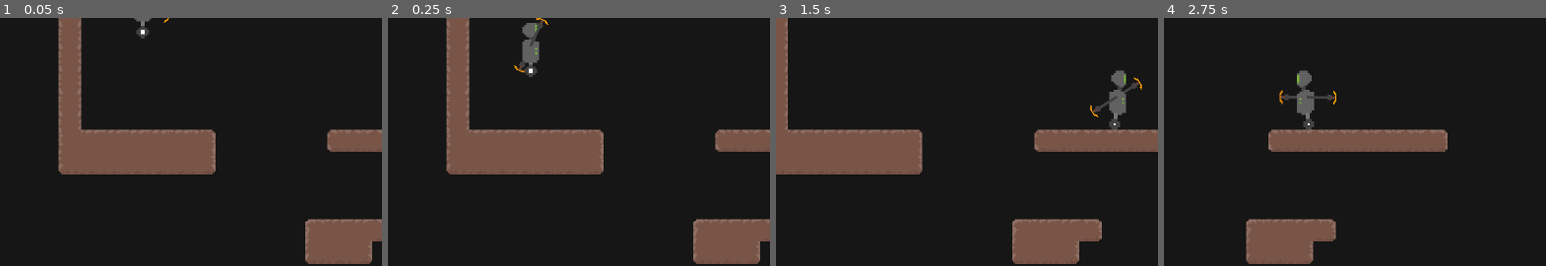
Above: before the commit, frames 1-4 (left to right).
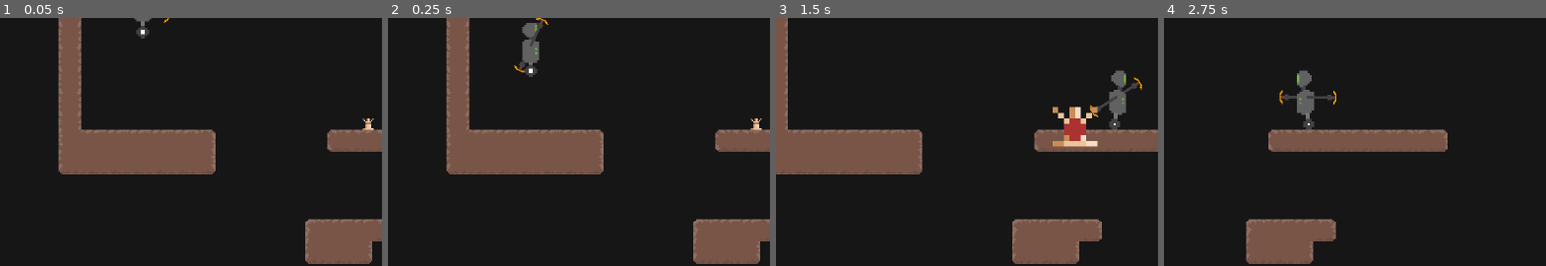
Above: after the commit, the same moments.

Repository: CodeChomper/LDJam57
Game: Godot game, scene res://Levels/SaveThisAsANewScene.tscn
The game is run twice, just before and just after one commit, with the same random seed, the same clock (stepped at 60 frames per second) and the same inputs.
Inputs:
- Up to frame 1 (0.05 s): no input
- Up to frame 2 (0.25 s): no input
- Up to frame 3 (1.5 s): tap Enter (ui_accept) at 0.5, 0.77 s; hold Right (ui_right) from 0.53 s (still down)
- Up to frame 4 (2.75 s): tap Enter (ui_accept) at 1.52 s; release Right (ui_right) at 2.03 s; hold Left (ui_left) from 2.03 s (still down)
The pictures show only the part of the screen within x 33-83%, y 50-100%; the shares and areas given below are measured in that part.

The runs differ from the first frame. In frame 1, less than 0.1% of the frame differs, in the area x 94-98%, y 40-46%; in frame 2, less than 0.1%; in frame 3, 1.1%, in the area x 72-85%, y 35-52%; in frame 4, nothing differs.

Commit message:
Landmine working

Diff:
--- /dev/null
+++ b/LevelObjects/landmine.tscn
@@ -0,0 +1,127 @@
+[gd_scene load_steps=18 format=3 uid="uid://qmtu0nobfur1"]
+
+[ext_resource type="Texture2D" uid="uid://cmbnw0dya4bgo" path="res://Sprites/LandmineSprite.png" id="1_6wsfk"]
+[ext_resource type="Script" uid="uid://bntdylnc81ds8" path="res://Scripts/landmine.gd" id="1_psaqc"]
+
+[sub_resource type="AtlasTexture" id="AtlasTexture_psaqc"]
+atlas = ExtResource("1_6wsfk")
+region = Rect2(0, 0, 8, 8)
+
+[sub_resource type="AtlasTexture" id="AtlasTexture_56ebl"]
+atlas = ExtResource("1_6wsfk")
+region = Rect2(8, 0, 8, 8)
+
+[sub_resource type="AtlasTexture" id="AtlasTexture_pfkb5"]
+atlas = ExtResource("1_6wsfk")
+region = Rect2(16, 0, 8, 8)
+
+[sub_resource type="AtlasTexture" id="AtlasTexture_f1omv"]
+atlas = ExtResource("1_6wsfk")
+region = Rect2(24, 0, 8, 8)
+
+[sub_resource type="AtlasTexture" id="AtlasTexture_8tfkk"]
+atlas = ExtResource("1_6wsfk")
+region = Rect2(32, 0, 8, 8)
+
+[sub_resource type="AtlasTexture" id="AtlasTexture_ecrfy"]
+atlas = ExtResource("1_6wsfk")
+region = Rect2(40, 0, 8, 8)
+
+[sub_resource type="AtlasTexture" id="AtlasTexture_p8g32"]
+atlas = ExtResource("1_6wsfk")
+region = Rect2(48, 0, 8, 8)
+
+[sub_resource type="AtlasTexture" id="AtlasTexture_iwhyu"]
+atlas = ExtResource("1_6wsfk")
+region = Rect2(56, 0, 8, 8)
+
+[sub_resource type="AtlasTexture" id="AtlasTexture_yortn"]
+atlas = ExtResource("1_6wsfk")
+region = Rect2(64, 0, 8, 8)
+
+[sub_resource type="AtlasTexture" id="AtlasTexture_jm0oe"]
+atlas = ExtResource("1_6wsfk")
+region = Rect2(72, 0, 8, 8)
+
+[sub_resource type="AtlasTexture" id="AtlasTexture_tjow6"]
+atlas = ExtResource("1_6wsfk")
+region = Rect2(80, 0, 8, 8)
+
+[sub_resource type="AtlasTexture" id="AtlasTexture_jgfk0"]
+atlas = ExtResource("1_6wsfk")
+region = Rect2(88, 0, 8, 8)
+
+[sub_resource type="AtlasTexture" id="AtlasTexture_8j406"]
+atlas = ExtResource("1_6wsfk")
+region = Rect2(96, 0, 8, 8)
+
+[sub_resource type="SpriteFrames" id="SpriteFrames_u1qw5"]
+animations = [{
+"frames": [{
+"duration": 1.0,
+"texture": SubResource("AtlasTexture_psaqc")
+}],
+"loop": true,
+"name": &"Armed",
+"speed": 5.0
+}, {
+"frames": [{
+"duration": 1.0,
+"texture": SubResource("AtlasTexture_56ebl")
+}, {
+"duration": 1.0,
+"texture": SubResource("AtlasTexture_pfkb5")
+}, {
+"duration": 1.0,
+"texture": SubResource("AtlasTexture_f1omv")
+}, {
+"duration": 1.0,
+"texture": SubResource("AtlasTexture_8tfkk")
+}, {
+"duration": 1.0,
+"texture": SubResource("AtlasTexture_ecrfy")
+}, {
+"duration": 1.0,
+"texture": SubResource("AtlasTexture_p8g32")
+}, {
+"duration": 1.0,
+"texture": SubResource("AtlasTexture_iwhyu")
+}, {
+"duration": 1.0,
+"texture": SubResource("AtlasTexture_yortn")
+}, {
+"duration": 1.0,
+"texture": SubResource("AtlasTexture_jm0oe")
+}, {
+"duration": 1.0,
+"texture": SubResource("AtlasTexture_tjow6")
+}, {
+"duration": 1.0,
+"texture": SubResource("AtlasTexture_jgfk0")
+}, {
+"duration": 1.0,
+"texture": SubResource("AtlasTexture_8j406")
+}],
+"loop": false,
+"name": &"Explode",
+"speed": 9.0
+}]
+
+[sub_resource type="RectangleShape2D" id="RectangleShape2D_eykl4"]
+size = Vector2(14, 11)
+
+[node name="Landmine" type="Area2D"]
+collision_mask = 4
+script = ExtResource("1_psaqc")
+
+[node name="AnimatedSprite2D" type="AnimatedSprite2D" parent="."]
+sprite_frames = SubResource("SpriteFrames_u1qw5")
+animation = &"Armed"
+
+[node name="CollisionShape2D" type="CollisionShape2D" parent="."]
+position = Vector2(0, -1.5)
+shape = SubResource("RectangleShape2D_eykl4")
+
+[connection signal="area_entered" from="." to="." method="_on_area_entered"]
+[connection signal="body_entered" from="." to="." method="_on_body_entered"]
+[connection signal="animation_finished" from="AnimatedSprite2D" to="." method="_on_animated_sprite_2d_animation_finished"]
--- a/Levels/SaveThisAsANewScene.tscn
+++ b/Levels/SaveThisAsANewScene.tscn
@@ -1,7 +1,8 @@
-[gd_scene load_steps=3 format=4 uid="uid://bb5h2thq4hgsf"]
+[gd_scene load_steps=4 format=4 uid="uid://bb5h2thq4hgsf"]
 
 [ext_resource type="TileSet" uid="uid://dryx0csb31258" path="res://TileSets/main_tile_set.tres" id="1_yyw2a"]
 [ext_resource type="PackedScene" uid="uid://dlc0nqo8enc26" path="res://Player/character_body_2d.tscn" id="2_sid4r"]
+[ext_resource type="PackedScene" uid="uid://qmtu0nobfur1" path="res://LevelObjects/landmine.tscn" id="3_5mmlj"]
 
 [node name="Main" type="Node2D"]
 
@@ -11,3 +12,9 @@
 
 [node name="CharacterBody2D" parent="." instance=ExtResource("2_sid4r")]
 position = Vector2(60, 6)
+
+[node name="Landmine" parent="." instance=ExtResource("3_5mmlj")]
+position = Vector2(221, 92)
+
+[node name="Landmine2" parent="." instance=ExtResource("3_5mmlj")]
+position = Vector2(179, 236)
--- a/Player/RobotArm.tscn
+++ b/Player/RobotArm.tscn
@@ -14,7 +14,8 @@
 
 [node name="StaticBody2D" type="StaticBody2D" parent="."]
 position = Vector2(-28.76, 0)
-collision_layer = 2
+collision_layer = 6
+collision_mask = 7
 
 [node name="CollisionShape2D" type="CollisionShape2D" parent="StaticBody2D"]
 position = Vector2(1.90175, 0)
--- a/Player/character_body_2d.tscn
+++ b/Player/character_body_2d.tscn
@@ -71,6 +71,7 @@
 height = 40.0
 
 [node name="CharacterBody2D" type="CharacterBody2D"]
+collision_layer = 5
 script = ExtResource("1_ij6vw")
 
 [node name="LeftArm" parent="." instance=ExtResource("3_inwu4")]
--- /dev/null
+++ b/Scripts/landmine.gd
@@ -0,0 +1,17 @@
+extends Area2D
+var anim : AnimatedSprite2D
+
+func _ready() -> void:
+	anim = get_node("AnimatedSprite2D")
+	anim.play("Armed")
+
+func _on_body_entered(body: Node2D) -> void:
+	print("Landmine hit")
+	anim.scale = Vector2(4,4)
+	anim.play("Explode")
+	pass # Replace with function body.
+
+func _on_animated_sprite_2d_animation_finished() -> void:
+	if anim.animation == "Explode":
+		queue_free()
+	pass # Replace with function body.
Not shown, added: Scripts/landmine.gd.uid
Binary file added: Sprites/LandmineSprite.png
Not shown, added: Sprites/LandmineSprite.png.import
